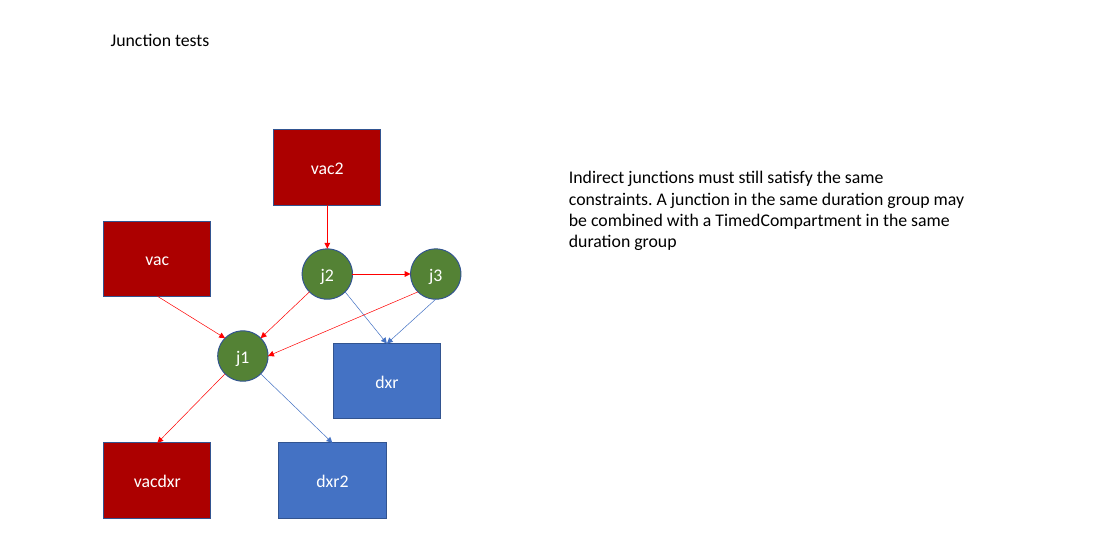
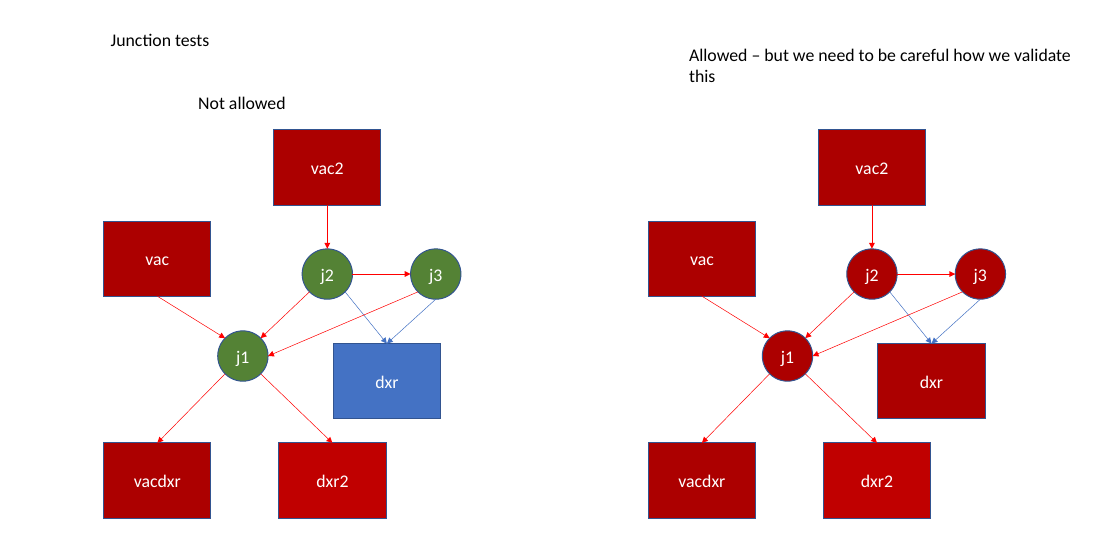
Before and after one commit to atomicateam/atomica, a slide deck: slide 17 of docs/general/timed-examples.pptx (slide 5 before the commit). Drawn at 1120x560 pixels with LibreOffice and Linux fonts; fonts in the diff are those of the drawing. Boxes give left, top, right and bottom in pixels: in the first picture for what was removed or moved away, otherwise in the second. Text is boxed around its words. In the diff, an @@ line names an element or a change of style, - is before the commit and + after.

```diff
--- a/docs/general/timed-examples.pptx
+++ b/docs/general/timed-examples.pptx
@@ text added at [689,48,1071,82], 18 pt, text #000000 @@
+Allowed – but we need to be careful how we validate this
@@ text added at [198,96,286,109], 18 pt, text #000000 @@
+Not allowed
@@ rectangle added at [818,130,926,206], fill #AC0000, outline #325491 1 pt, 18 pt, text #FFFFFF @@
+vac2
@@ text removed at [569,170,964,250] @@
-Indirect junctions must still satisfy the same constraints. A junction in the same duration group may be combined with a TimedCompartment in the same duration group
@@ arrow added from (872, 205) to (872, 249), #FF0000 0.5 pt @@
@@ rectangle added at [649,221,756,297], fill #AC0000, outline #325491 1 pt, 18 pt, text #FFFFFF @@
+vac
@@ ellipse added at [847,249,897,299], fill #AC0000, outline #325491 1 pt, 18 pt, text #FFFFFF @@
+j2
@@ ellipse added at [955,249,1006,299], fill #AC0000, outline #325491 1 pt, 18 pt, text #FFFFFF @@
+j3
@@ arrow added from (702, 296) to (769, 338), #FF0000 0.5 pt @@
@@ arrow added from (854, 292) to (805, 338), #FF0000 0.5 pt @@
@@ arrow added from (962, 292) to (813, 356), #FF0000 0.5 pt @@
@@ arrow added from (890, 292) to (932, 343), #4472C4 0.5 pt @@
@@ arrow added from (897, 274) to (955, 274), #FF0000 0.5 pt @@
@@ arrow added from (981, 299) to (932, 343), #4472C4 0.5 pt @@
@@ ellipse added at [762,331,813,381], fill #AC0000, outline #325491 1 pt, 18 pt, text #FFFFFF @@
+j1
@@ rectangle added at [878,343,985,419], fill #AC0000, outline #325491 1 pt, 18 pt, text #FFFFFF @@
+dxr
@@ arrow (261, 374) - (332, 443): stroke #4472C4 0.5 pt to #FF0000 0.5 pt @@
@@ arrow added from (769, 374) to (702, 443), #FF0000 0.5 pt @@
@@ arrow added from (805, 374) to (877, 443), #FF0000 0.5 pt @@
@@ rectangle "dxr2" at [279,443,386,518]: fill #4472C4 to #C00000 @@
@@ rectangle added at [649,443,756,518], fill #AC0000, outline #325491 1 pt, 18 pt, text #FFFFFF @@
+vacdxr
@@ rectangle added at [823,443,931,518], fill #C00000, outline #325491 1 pt, 18 pt, text #FFFFFF @@
+dxr2
```
Also in this commit, not shown: 4 other slides changed, 8 slides added, 2 slides removed, 3 other files.
